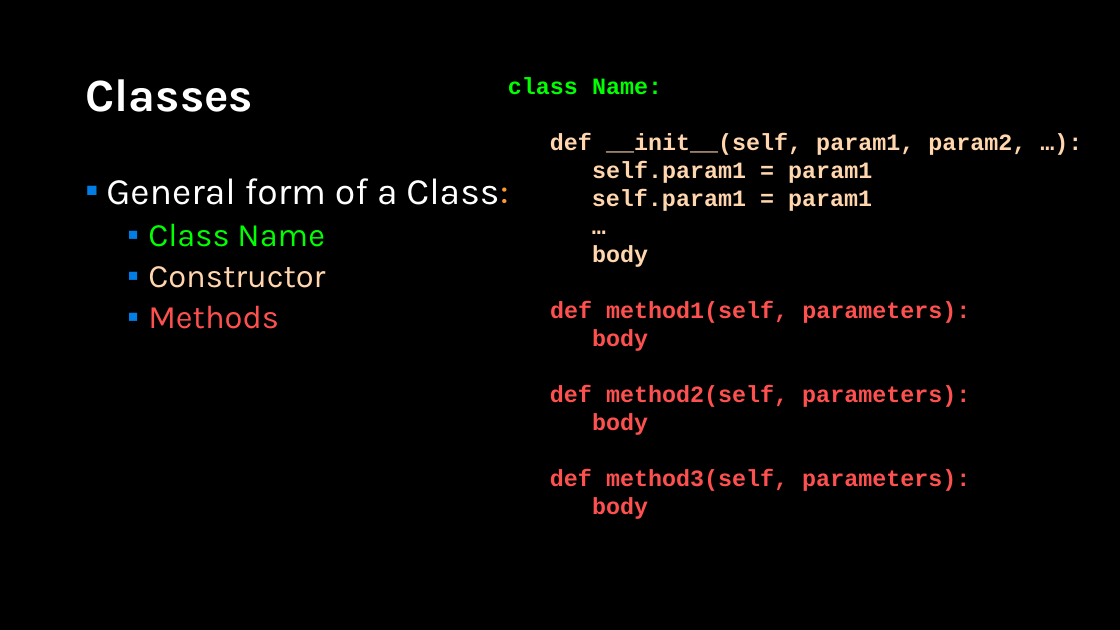
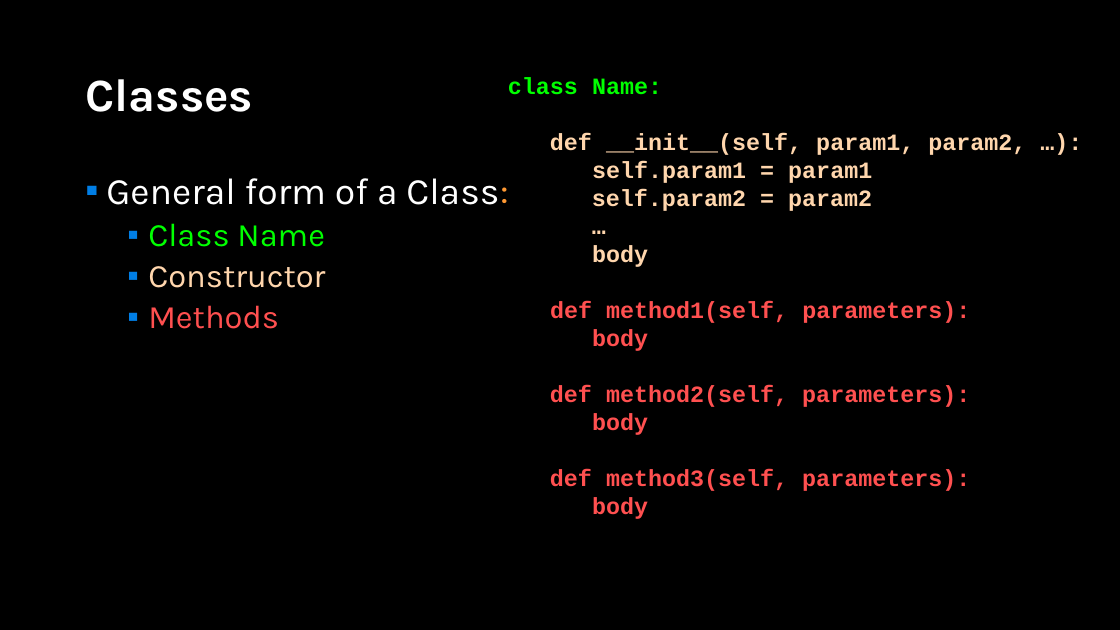
Before and after one commit to APS106/APS106-winter-2022-material, a slide deck: slide 17 of lectures/week10/lecture2/slides/week10_lecture2.pptx (slide 16 before the commit). Drawn at 1120x630 pixels with LibreOffice and Linux fonts; fonts in the diff are those of the drawing; background and template pictures are left out. Boxes give left, top, right and bottom in pixels: in the first picture for what was removed or moved away, otherwise in the second. Text is boxed around its words. In the diff, an @@ line names an element or a change of style, - is before the commit and + after.

```diff
--- a/lectures/week10/lecture2/slides/week10_lecture2.pptx
+++ b/lectures/week10/lecture2/slides/week10_lecture2.pptx
@@ text at (x1=592, y1=189, x2=872, y2=211): text changed @@
-self.param1 = param1
+self.param2 = param2
```
Also in this commit, not shown: 4 other slides changed, 13 slides added, 1 other file.
